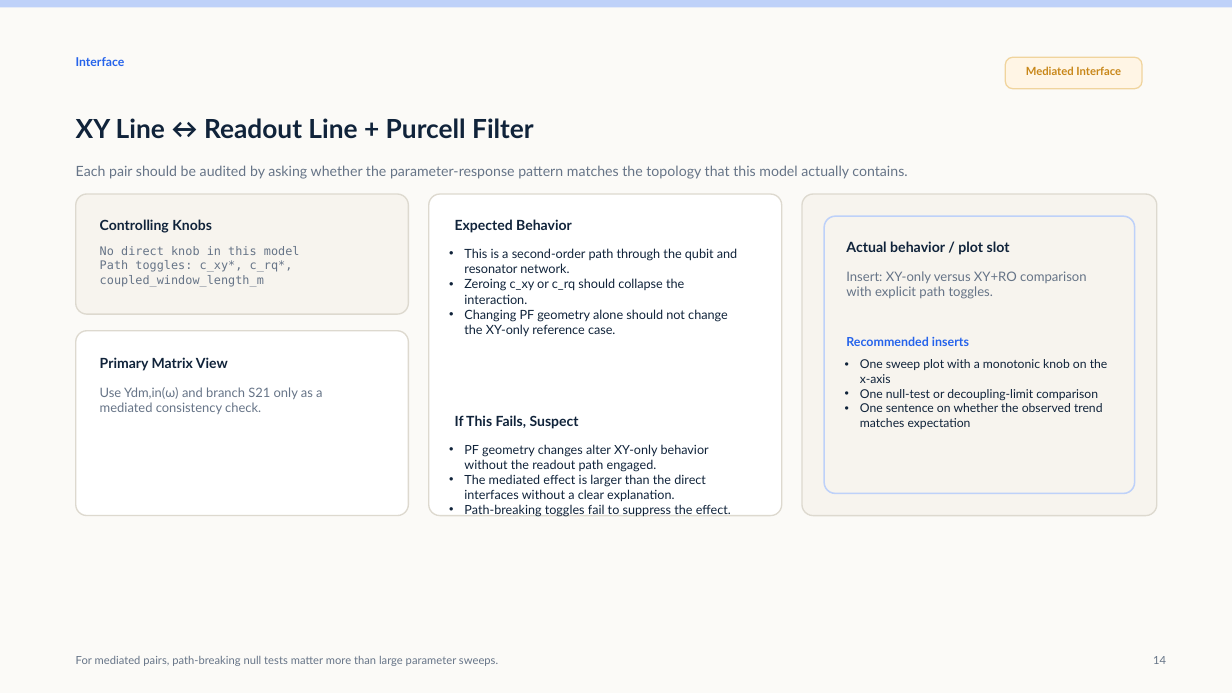
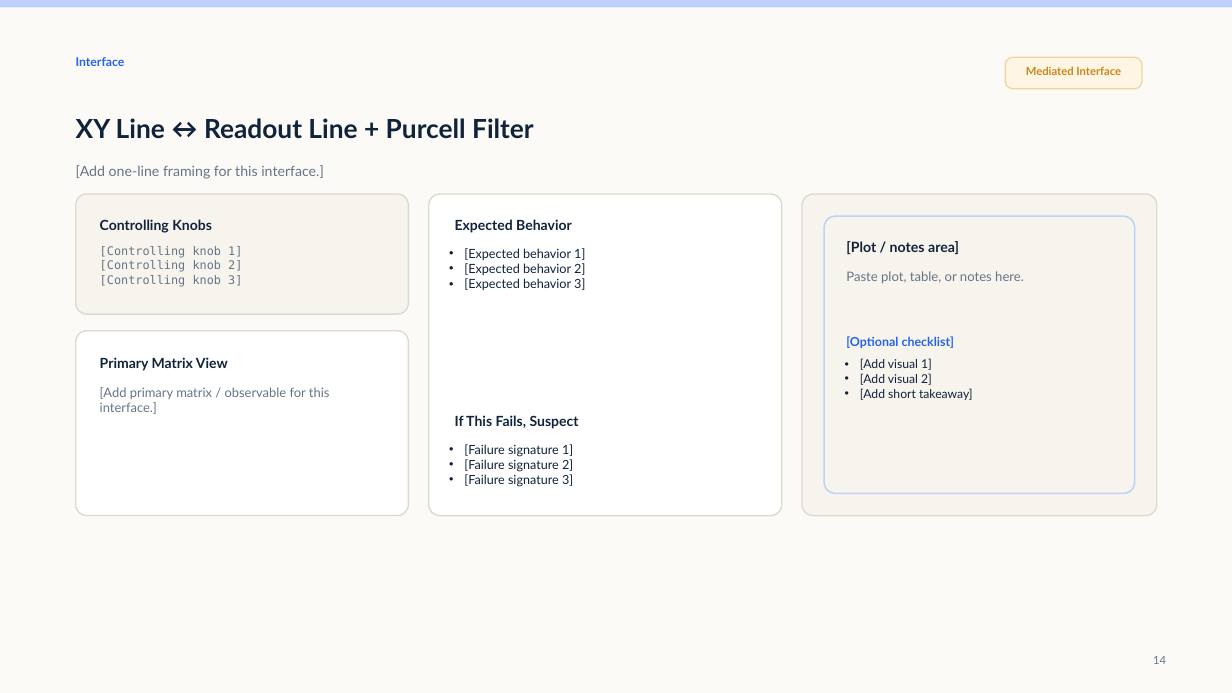
Before and after one commit to arfiligol/superconducting-circuits-research-workbench, a slide deck: slide 14 of sandbox/qubit_external_coupling_analysis/outputs/slides/parameter_response_vv/output/qeca_parameter_response_vv_report.pptx. Drawn at 1232x693 pixels with LibreOffice and Linux fonts; fonts in the diff are those of the drawing. Boxes give left, top, right and bottom in pixels: in the first picture for what was removed or moved away, otherwise in the second. Text is boxed around its words. In the diff, an @@ line names an element or a change of style, - is before the commit and + after.

```diff
--- a/sandbox/qubit_external_coupling_analysis/outputs/slides/parameter_response_vv/output/qeca_parameter_response_vv_report.pptx
+++ b/sandbox/qubit_external_coupling_analysis/outputs/slides/parameter_response_vv/output/qeca_parameter_response_vv_report.pptx
@@ text at (76,165,324,179): text changed @@
-Each pair should be audited by asking whether the parameter-response pattern matches the topology that this model actually contains.
+[Add one-line framing for this interface.]
@@ text at (100,246,242,287): text changed @@
-No direct knob in this model
-Path toggles: c_xy*, c_rq*, coupled_window_length_m
+[Controlling knob 1]
+[Controlling knob 2]
+[Controlling knob 3]
@@ text at (464,248,585,290): text changed @@
-• This is a second-order path through the qubit and resonator network.
-• Zeroing c_xy or c_rq should collapse the interaction.
-• Changing PF geometry alone should not change the XY-only reference case.
+• [Expected behavior 1]
+• [Expected behavior 2]
+• [Expected behavior 3]
@@ text at (846,241,959,254): text changed @@
-Actual behavior / plot slot
+[Plot / notes area]
@@ text at (846,271,1024,283): text changed @@
-Insert: XY-only versus XY+RO comparison with explicit path toggles.
+Paste plot, table, or notes here.
@@ text at (846,336,955,348): text changed @@
-Recommended inserts
+[Optional checklist]
@@ text at (860,358,973,400): text changed @@
-• One sweep plot with a monotonic knob on the x-axis
-• One null-test or decoupling-limit comparison
-• One sentence on whether the observed trend matches expectation
+• [Add visual 1]
+• [Add visual 2]
+• [Add short takeaway]
@@ text at (100,387,330,414): text changed @@
-Use Ydm,in(ω) and branch S21 only as a mediated consistency check.
+[Add primary matrix / observable for this interface.]
@@ text at (464,444,573,487): text changed @@
-• PF geometry changes alter XY-only behavior without the readout path engaged.
-• The mediated effect is larger than the direct interfaces without a clear explanation.
-• Path-breaking toggles fail to suppress the effect.
+• [Failure signature 1]
+• [Failure signature 2]
+• [Failure signature 3]
@@ text removed at (76,656,498,666) @@
-For mediated pairs, path-breaking null tests matter more than large parameter sweeps.
```
Also in this commit, not shown: 10 other slides changed, 4 slides added, 4 slides removed, 2 other files.
